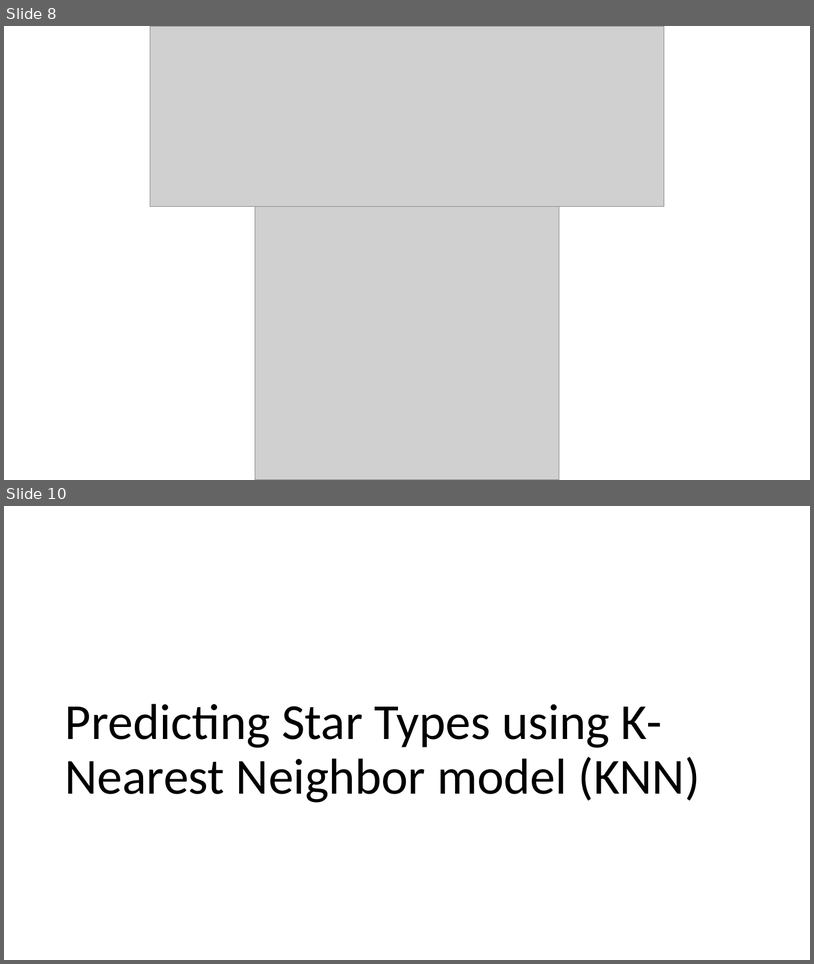
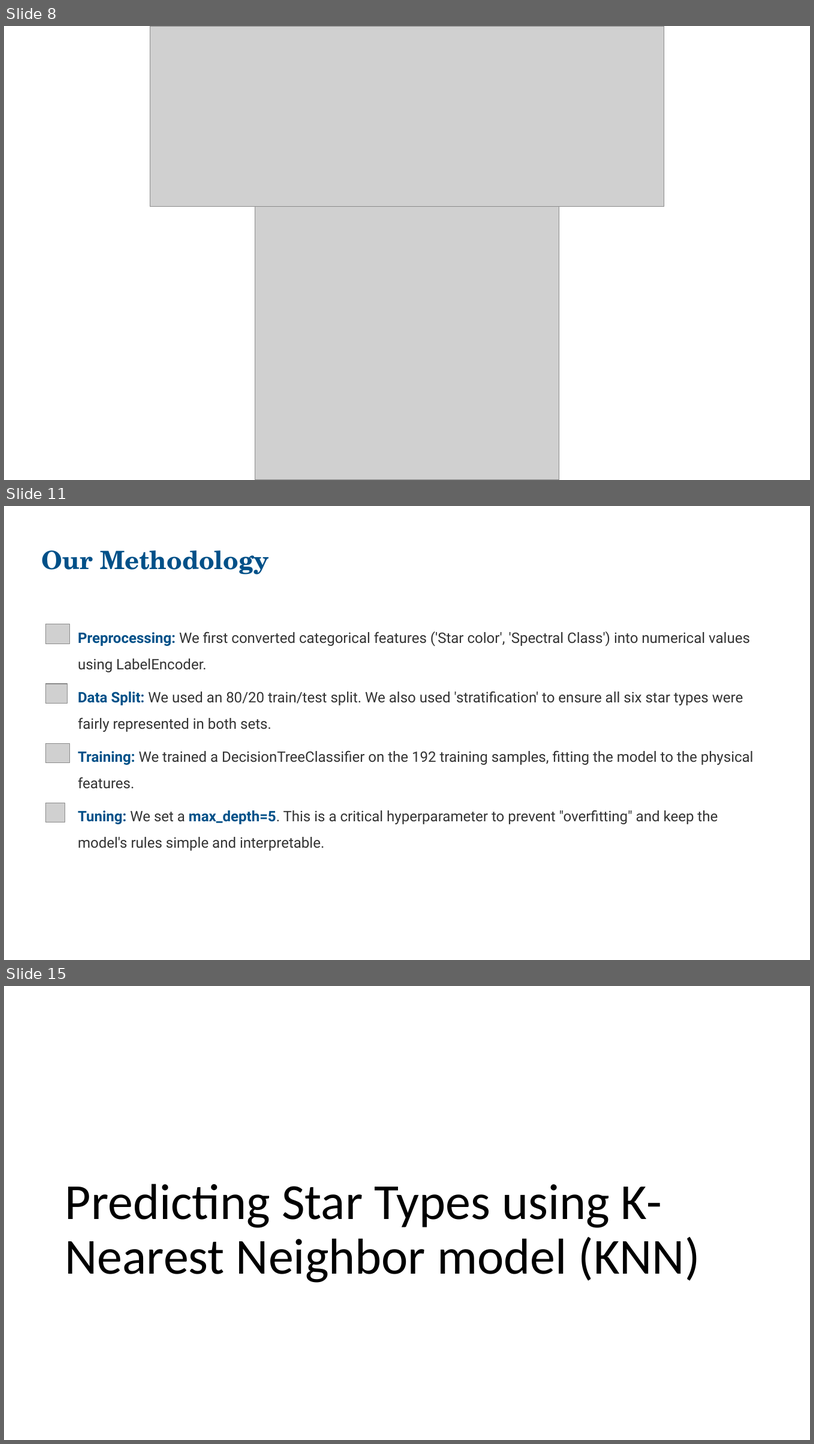
Before and after one commit to aidenhammond/data-science-final-project, a slide deck: data-science-final-projects.pptx. Shown one above the other, each under a label of ours: slides 8 and 10 before the commit, slides 8, 11 and 15 after it; the slides between them are not shown. The pictures are 814x964 and 814x1444 pixels, drawn with LibreOffice and Linux fonts; fonts in the diff are those of the drawing; grey boxes stand for pictures. Boxes give left, top, right and bottom in pixels: in the first picture for what was removed or moved away, otherwise in the second. Text is boxed around its words. In the diff, an @@ line names an element or a change of style, - is before the commit and + after.

```diff
--- a/data-science-final-projects.pptx
+++ b/data-science-final-projects.pptx
@@ slide 11 added at (4,506,810,960), background #FFFFFF @@
@@ text added at (42,550,270,574), 30 pt, text #005088, bold @@
+Our Methodology
@@ picture added at (46,624,70,643) @@
@@ text added at (78,631,750,672), 17.2 pt, text #333333 @@
+Preprocessing: We first converted categorical features ('Star color', 'Spectral Class') into numerical values using LabelEncoder.
@@ picture added at (46,684,68,703) @@
@@ text added at (78,691,744,732), 17.2 pt, text #333333 @@
+Data Split: We used an 80/20 train/test split. We also used 'stratification' to ensure all six star types were fairly represented in both sets.
@@ picture added at (46,743,70,762) @@
@@ text added at (78,750,754,789), 17.2 pt, text #333333 @@
+Training: We trained a DecisionTreeClassifier on the 192 training samples, fitting the model to the physical features.
@@ picture added at (46,802,65,822) @@
@@ text added at (78,810,718,850), 17.2 pt, text #333333 @@
+Tuning: We set a max_depth=5. This is a critical hyperparameter to prevent "overfitting" and keep the model's rules simple and interpretable.
@@ what was slide 10 is now slide 15 @@
```
Also in this commit, not shown: 1 slide changed, 4 other slides added.
